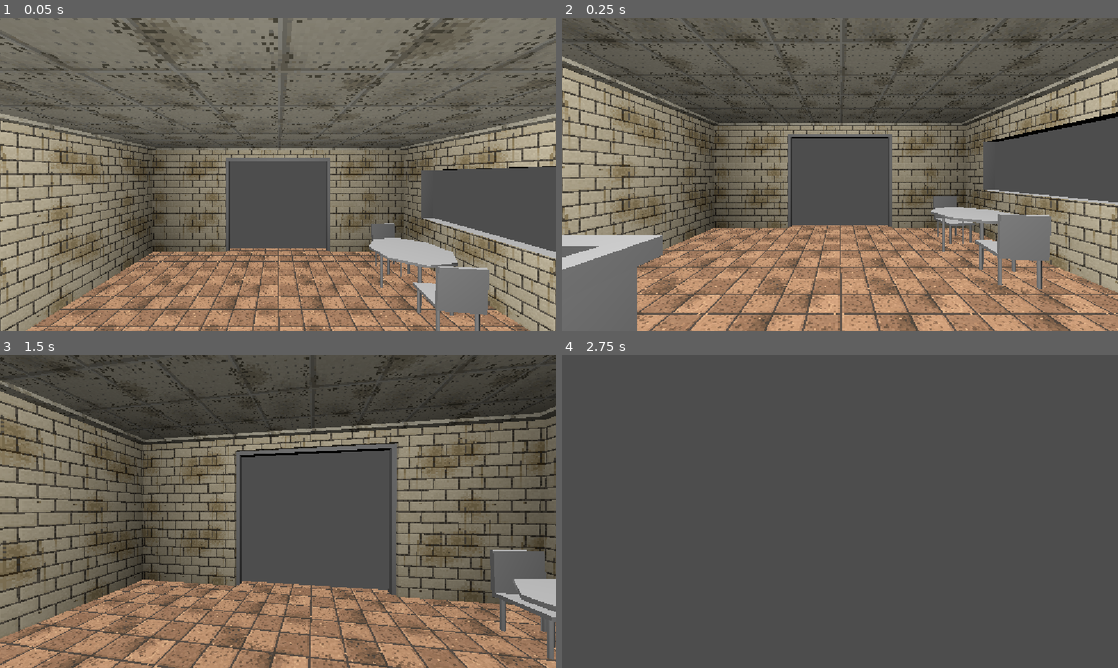
Above: before the commit, frames 1-4 (two rows, left to right).
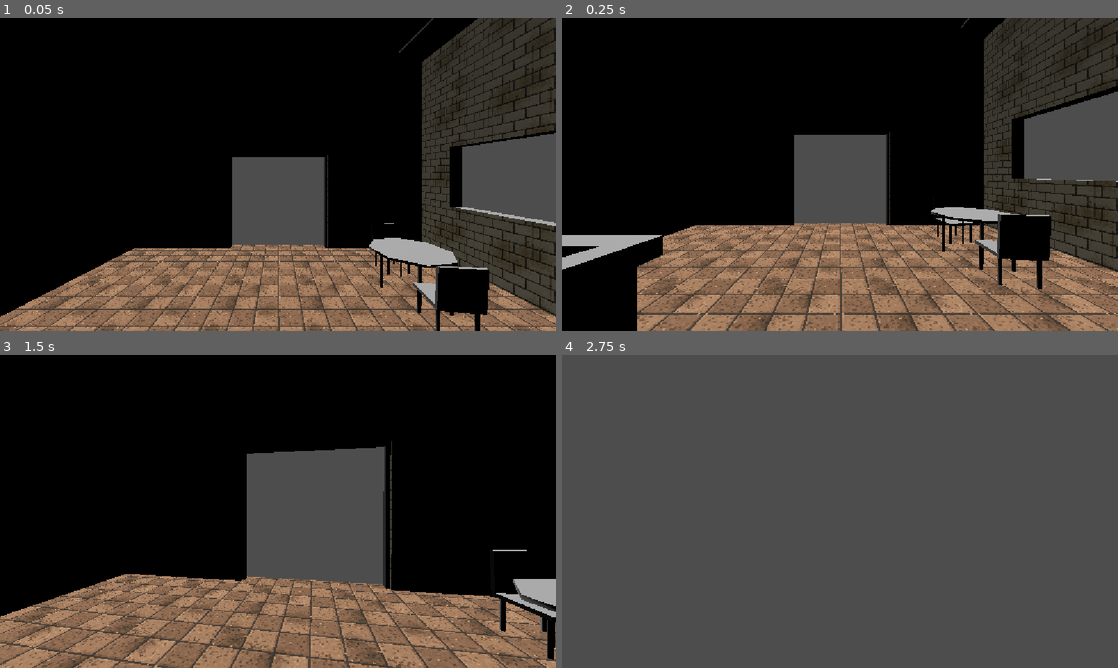
Above: after the commit, the same moments.

Repository: erykdb01/duner-kebab
Game: Godot game, scene res://game.tscn
The game is run twice, just before and just after one commit, with the same random seed, the same clock (stepped at 60 frames per second) and the same inputs.
Inputs (mouse positions are in pixels of both pictures, inside the frame that each line leads up to):
- Up to frame 1 (0.05 s): no input
- Up to frame 2 (0.25 s): no input
- Up to frame 3 (1.5 s): tap Enter at 0.5 s; move the mouse to (305, 511) at 0.52 s; hold Ctrl 0.53-1.28 s; hold W from 0.53 s (still down); tap Space at 0.77 s; move the mouse to (250, 511) at 1.27 s; tap Ctrl at 1.35 s
- Up to frame 4 (2.75 s): keep holding W; tap Space at 1.52 s; move the mouse to (851, 505) at 2.02 s; hold Ctrl from 2.03 s (still down)

The runs differ from the first frame. In frame 1, 77% of the frame differs, in the area x 0-100%, y 0-100%; in frame 2, 79%; in frame 3, 67%; in frame 4, nothing differs.

Commit message:
poprawki

Diff:
--- a/game.tscn
+++ b/game.tscn
@@ -3,11 +3,11 @@
 [ext_resource type="PackedScene" uid="uid://bvauk0mk1q6ou" path="res://rest.tscn" id="1_e2o6t"]
 [ext_resource type="PackedScene" uid="uid://dfgpch1ffxc4m" path="res://player.tscn" id="2_feb5d"]
 
-[node name="Node3D" type="Node3D" unique_id=1248679954]
+[node name="game" type="Node3D" unique_id=1248679954]
 
-[node name="Node3D" parent="." unique_id=1604944046 instance=ExtResource("1_e2o6t")]
+[node name="rest" parent="." unique_id=1604944046 instance=ExtResource("1_e2o6t")]
 
-[node name="Node3D2" parent="." unique_id=678003766 instance=ExtResource("2_feb5d")]
+[node name="player" parent="." unique_id=678003766 instance=ExtResource("2_feb5d")]
 
 [node name="DirectionalLight3D" type="DirectionalLight3D" parent="." unique_id=77686969]
 transform = Transform3D(0.55787706, 0.82886744, -0.04185652, 0.32676947, -0.17301553, 0.9291326, 0.7628859, -0.5320192, -0.36736998, 3.9715073, 2.212291, 0)
--- a/rest.tscn
+++ b/rest.tscn
@@ -66,13 +66,13 @@
 [node name="floor" type="CSGBox3D" parent="." unique_id=941135840]
 transform = Transform3D(1, 0, 0, 0, 1, 0, 0, 0, 1, 0, 0, -0.0002746582)
 use_collision = true
-size = Vector3(2.6, 0.1, 4.1000366)
+size = Vector3(3, 0.1, 4.3)
 material = SubResource("StandardMaterial3D_247cf")
 
 [node name="sufit" type="CSGBox3D" parent="." unique_id=49472731]
-transform = Transform3D(1, 0, 0, 0, 1, 0, 0, 0, 1, 0, 1.1, 0)
-use_collision = true
-size = Vector3(2.7, 0.15, 4.2)
+transform = Transform3D(1, 0, 0, 0, 1, 0, 0, 0, 1, 0, 2, 0)
+use_collision = true
+size = Vector3(3.5, 0.15, 4.5)
 material = SubResource("StandardMaterial3D_bd308")
 
 [node name="sufit2" type="CSGBox3D" parent="sufit" unique_id=734512015]
@@ -83,46 +83,46 @@
 material = SubResource("StandardMaterial3D_bd308")
 
 [node name="wall2" type="CSGBox3D" parent="." unique_id=176237943]
-transform = Transform3D(1, 0, 0, 0, 1, 0, 0, 0, 1, -1.25, 0.54992676, 0)
-use_collision = true
-size = Vector3(0.1, 1, 4)
+transform = Transform3D(1, 0, 0, 0, 1, 0, 0, 0, 1, -1.5, 1, 0)
+use_collision = true
+size = Vector3(0.1, 2, 4.2)
 material = SubResource("StandardMaterial3D_04vea")
 
 [node name="wall1" type="CSGBox3D" parent="." unique_id=993505286]
-transform = Transform3D(1, 0, 0, 0, 1, 0, 0, 0, 1, 1.25, 0.55, 0)
-use_collision = true
-size = Vector3(0.1, 1, 4)
+transform = Transform3D(1, 0, 0, 0, 1, 0, 0, 0, 1, 1.5, 1, 0)
+use_collision = true
+size = Vector3(0.1, 2, 4.2)
 material = SubResource("StandardMaterial3D_tsmlk")
 
 [node name="okno" type="CSGBox3D" parent="wall1" unique_id=159033625]
-transform = Transform3D(1, 0, 0, 0, 1, 0, 0, 0, 1, 0, 0.08005524, -1.2144207)
-operation = 2
-size = Vector3(0.2, 0.4, 1)
+transform = Transform3D(1, 0, 0, 0, 1, 0, 0, 0, 1, 0, -0.22586864, -1.2144207)
+operation = 2
+size = Vector3(0.2, 0.5, 1)
 
 [node name="okno2" type="CSGBox3D" parent="wall1" unique_id=202568312]
-transform = Transform3D(1, 0, 0, 0, 1, 0, 0, 0, 1, 0, 0.08005524, -0.042185128)
-operation = 2
-size = Vector3(0.2, 0.4, 1)
+transform = Transform3D(1, 0, 0, 0, 1, 0, 0, 0, 1, 0, -0.22586864, -0.042185128)
+operation = 2
+size = Vector3(0.2, 0.5, 1)
 
 [node name="okno3" type="CSGBox3D" parent="wall1" unique_id=72312201]
-transform = Transform3D(1, 0, 0, 0, 1, 0, 0, 0, 1, 0, 0.08005524, 1.1339395)
-operation = 2
-size = Vector3(0.2, 0.4, 1)
+transform = Transform3D(1, 0, 0, 0, 1, 0, 0, 0, 1, 0, -0.22586864, 1.1339395)
+operation = 2
+size = Vector3(0.2, 0.5, 1)
 
 [node name="wallFront" type="CSGBox3D" parent="." unique_id=1272708589]
-transform = Transform3D(-4.371139e-08, 0, 1, 0, 1, 0, -1, 0, -4.371139e-08, 0, 0.55, -2)
-use_collision = true
-size = Vector3(0.1, 1, 2.5)
+transform = Transform3D(-4.371139e-08, 0, 1, 0, 1, 0, -1, 0, -4.371139e-08, 0, 1, -2.1)
+use_collision = true
+size = Vector3(0.1, 2, 3)
 material = SubResource("StandardMaterial3D_ktnix")
 
 [node name="doorFront" type="CSGBox3D" parent="wallFront" unique_id=975314429]
-transform = Transform3D(1, 0, 0, 0, 1, 0, 0, 0, 1, 0, -0.1, 0)
+transform = Transform3D(1, 0, 0, 0, 1, 0, 0, 0, 1, 0, -0.5054949, 0)
 operation = 2
 size = Vector3(0.25, 1, 1)
 material = SubResource("StandardMaterial3D_4763m")
 
 [node name="framuga" type="Node3D" parent="wallFront" unique_id=608637626]
-transform = Transform3D(-4.371139e-08, 0, -1, 0, 1, 0, 1, 0, -4.371139e-08, 0, -0.55, 0)
+transform = Transform3D(-4.371139e-08, 0, -1, 0, 1, 0, 1, 0, -4.371139e-08, 0, -1, 0)
 
 [node name="CSGBox3D3" type="CSGBox3D" parent="wallFront/framuga" unique_id=500173541]
 transform = Transform3D(1, 0, 0, 0, 1, 0, 0, 0, 1, 0.5, 0.5, 0)
@@ -133,23 +133,23 @@
 size = Vector3(0.05, 1, 0.05)
 
 [node name="CSGBox3D5" type="CSGBox3D" parent="wallFront/framuga" unique_id=1043702215]
-transform = Transform3D(-4.371139e-08, 1, 0, -1, -4.371139e-08, 0, 0, 0, 1, 0, 0.95025843, 0)
+transform = Transform3D(-4.371139e-08, 1, 0, -1, -4.371139e-08, 0, 0, 0, 1, 0, 0.99960685, 0)
 size = Vector3(0.05, 1, 0.05)
 
 [node name="wallBack" type="CSGBox3D" parent="." unique_id=1622475908]
-transform = Transform3D(-4.371139e-08, 0, 1, 0, 1, 0, -1, 0, -4.371139e-08, 0, 0.55, 2)
-use_collision = true
-size = Vector3(0.1, 1, 2.5)
+transform = Transform3D(-4.371139e-08, 0, 1, 0, 1, 0, -1, 0, -4.371139e-08, 0, 1, 2.100051)
+use_collision = true
+size = Vector3(0.1, 2, 3)
 material = SubResource("StandardMaterial3D_uqtrf")
 
 [node name="doorBack" type="CSGBox3D" parent="wallBack" unique_id=2063720686]
-transform = Transform3D(1, 0, 0, 0, 1, 0, 0, 0, 1, 0, -0.1, 0.4)
+transform = Transform3D(1, 0, 0, 0, 1, 0, 0, 0, 1, 0, -0.5, 0.4)
 operation = 2
 size = Vector3(0.25, 1, 0.6)
 material = SubResource("StandardMaterial3D_uu62a")
 
 [node name="framuga" type="Node3D" parent="wallBack" unique_id=1479313160]
-transform = Transform3D(-4.371139e-08, 0, -1, 0, 1, 0, 1, 0, -4.371139e-08, 0, -0.55, 0.39044032)
+transform = Transform3D(-4.371139e-08, 0, -1, 0, 1, 0, 1, 0, -4.371139e-08, 0, -1, 0.39)
 
 [node name="CSGBox3D3" type="CSGBox3D" parent="wallBack/framuga" unique_id=1241415142]
 transform = Transform3D(1, 0, 0, 0, 1, 0, 0, 0, 1, 0.3, 0.5, 0)
@@ -160,26 +160,8 @@
 size = Vector3(0.05, 1, 0.05)
 
 [node name="CSGBox3D5" type="CSGBox3D" parent="wallBack/framuga" unique_id=1090002353]
-transform = Transform3D(-4.371139e-08, 1, 0, -1, -4.371139e-08, 0, 0, 0, 1, 0, 0.95025843, 0)
-size = Vector3(0.05, 1, 0.05)
-
-[node name="narozniki" type="Node3D" parent="." unique_id=187601941]
-
-[node name="CSGBox3D4" type="CSGBox3D" parent="narozniki" unique_id=1003828993]
-transform = Transform3D(1, 0, 0, 0, 1, 0, 0, 0, 1, 1.26, 0.53637695, -2.01)
-size = Vector3(0.1, 1.0727539, 0.1)
-
-[node name="CSGBox3D5" type="CSGBox3D" parent="narozniki" unique_id=2008217305]
-transform = Transform3D(1, 0, 0, 0, 1, 0, 0, 0, 1, -1.2614237, 0.52368164, -2.01)
-size = Vector3(0.1, 1.0473633, 0.1)
-
-[node name="CSGBox3D6" type="CSGBox3D" parent="narozniki" unique_id=298739945]
-transform = Transform3D(1, 0, 0, 0, 1, 0, 0, 0, 1, 1.26, 0.53326416, 2.0095928)
-size = Vector3(0.1, 1.0665283, 0.1)
-
-[node name="CSGBox3D7" type="CSGBox3D" parent="narozniki" unique_id=1492139344]
-transform = Transform3D(1, 0, 0, 0, 1, 0, 0, 0, 1, -1.261, 0.52838135, 2.01)
-size = Vector3(0.1, 1.0567627, 0.1)
+transform = Transform3D(-4.371139e-08, 1, 0, -1, -4.371139e-08, 0, 0, 0, 1, 0, 1, 0)
+size = Vector3(0.05, 1, 0.05)
 
 [node name="szyld" type="Node3D" parent="." unique_id=208305509]
 transform = Transform3D(1, 0, 0, 0, 1, 0, 0, 0, 1, -0.6841489, 0.7434114, -2.1046557)
@@ -216,11 +198,6 @@
 operation = 2
 size = Vector3(0.095, 0.145, 0.195)
 
-[node name="OmniLight3D" type="OmniLight3D" parent="." unique_id=226384230]
-transform = Transform3D(1, 0, 0, 0, 1, 0, 0, 0, 1, 0, 0.91949916, 0)
-omni_range = 2.68
-omni_attenuation = 0.0
-
 [node name="stol1" type="Node3D" parent="." unique_id=250297161]
 transform = Transform3D(1, 0, 0, 0, 1, 0, 0, 0, 1, 0.8332976, 0.31782284, -1.2981161)
 
@@ -250,6 +227,8 @@
 
 [node name="zapl" parent="." unique_id=1647861123 instance=ExtResource("8_r8tef")]
 transform = Transform3D(1, 0, 0, 0, 1, 0, 0, 0, 1, 0, 0, 3.5)
+visible = false
 
 [node name="smieci" parent="." unique_id=1164262290 instance=ExtResource("9_4ot61")]
 transform = Transform3D(-1, 0, 8.742278e-08, 0, 1, 0, -8.742278e-08, 0, -1, -1.5, 0, 3.5)
+visible = false
